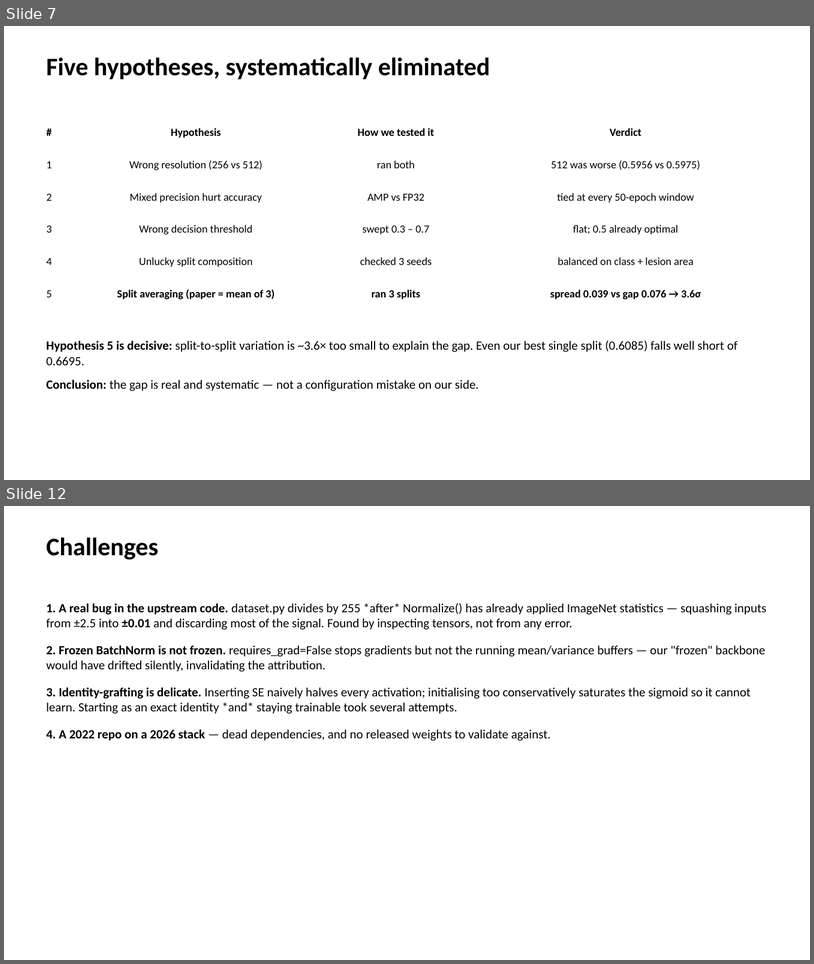
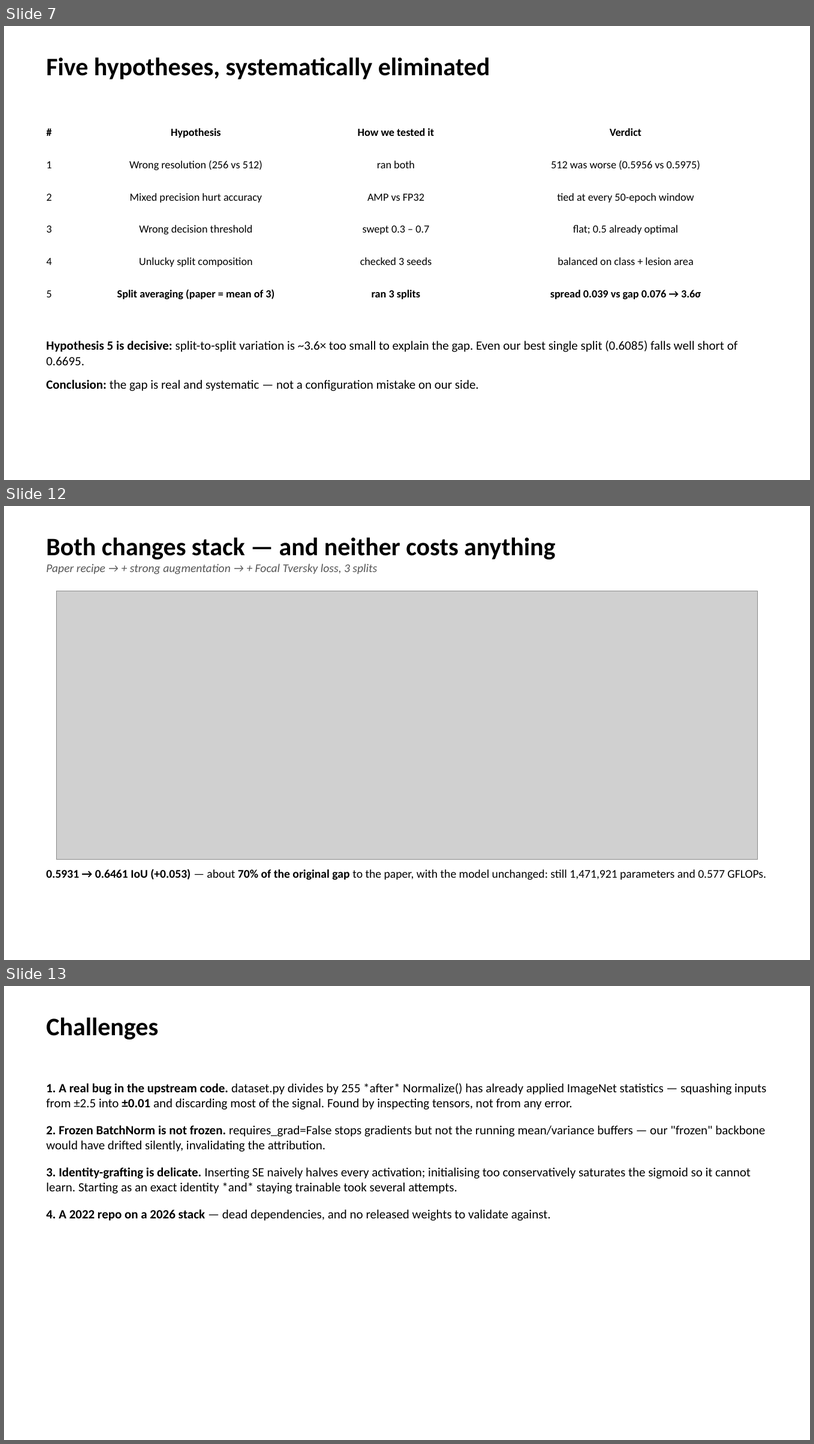
Before and after one commit to DavidShenzi/unext-project, a slide deck: UNeXt_presentation.pptx. Shown one above the other, each under a label of ours: slides 7 and 12 before the commit, slides 7, 12 and 13 after it; the slides between them are not shown. The pictures are 814x964 and 814x1444 pixels, drawn with LibreOffice and Linux fonts; fonts in the diff are those of the drawing; grey boxes stand for pictures. Boxes give left, top, right and bottom in pixels: in the first picture for what was removed or moved away, otherwise in the second. Text is boxed around its words. In the diff, an @@ line names an element or a change of style, - is before the commit and + after.

```diff
--- a/UNeXt_presentation.pptx
+++ b/UNeXt_presentation.pptx
@@ slide 12 added at box(4, 506, 810, 960), background #FFFFFF @@
@@ text added at box(46, 537, 555, 574), 14 pt, text #555555, italic @@
+Both changes stack — and neither costs anything
+Paper recipe → + strong augmentation → + Focal Tversky loss, 3 splits
@@ picture added at box(57, 591, 758, 859) @@
@@ text added at box(46, 868, 767, 880), 14 pt, text #000000 @@
+0.5931 → 0.6461 IoU (+0.053) — about 70% of the original gap to the paper, with the model unchanged: still 1,471,921 parameters and 0.577 GFLOPs.
@@ what was slide 12 is now slide 13 @@
```
Also in this commit, not shown: 3 slides changed, 1 other slide added.
